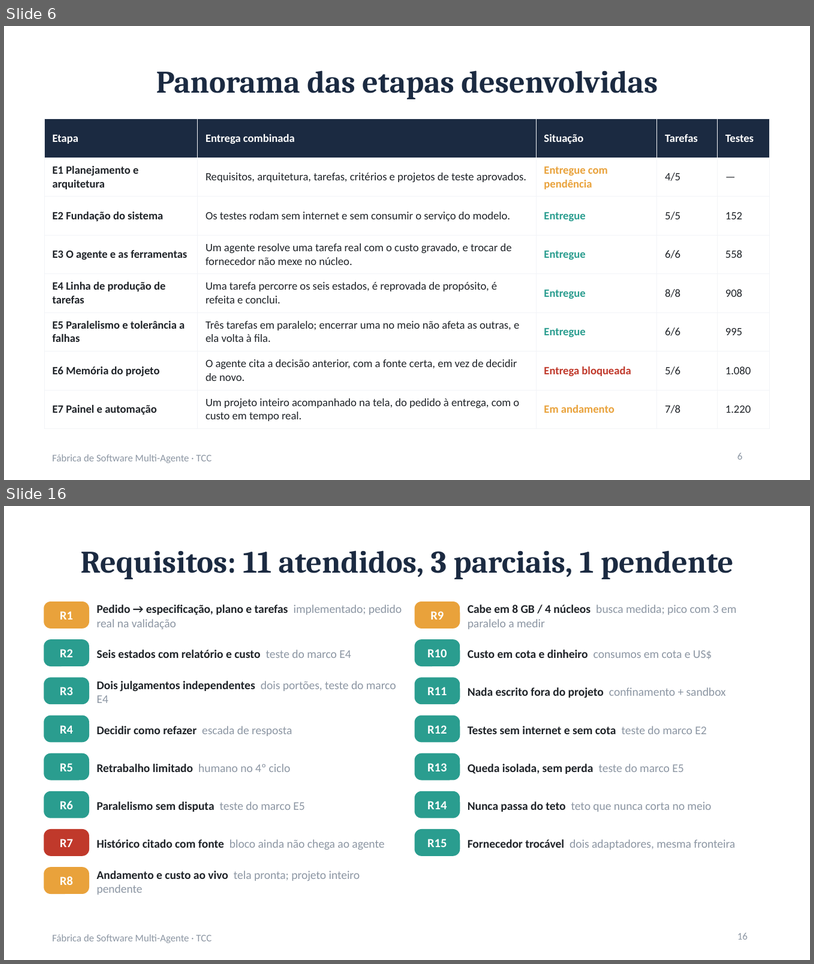
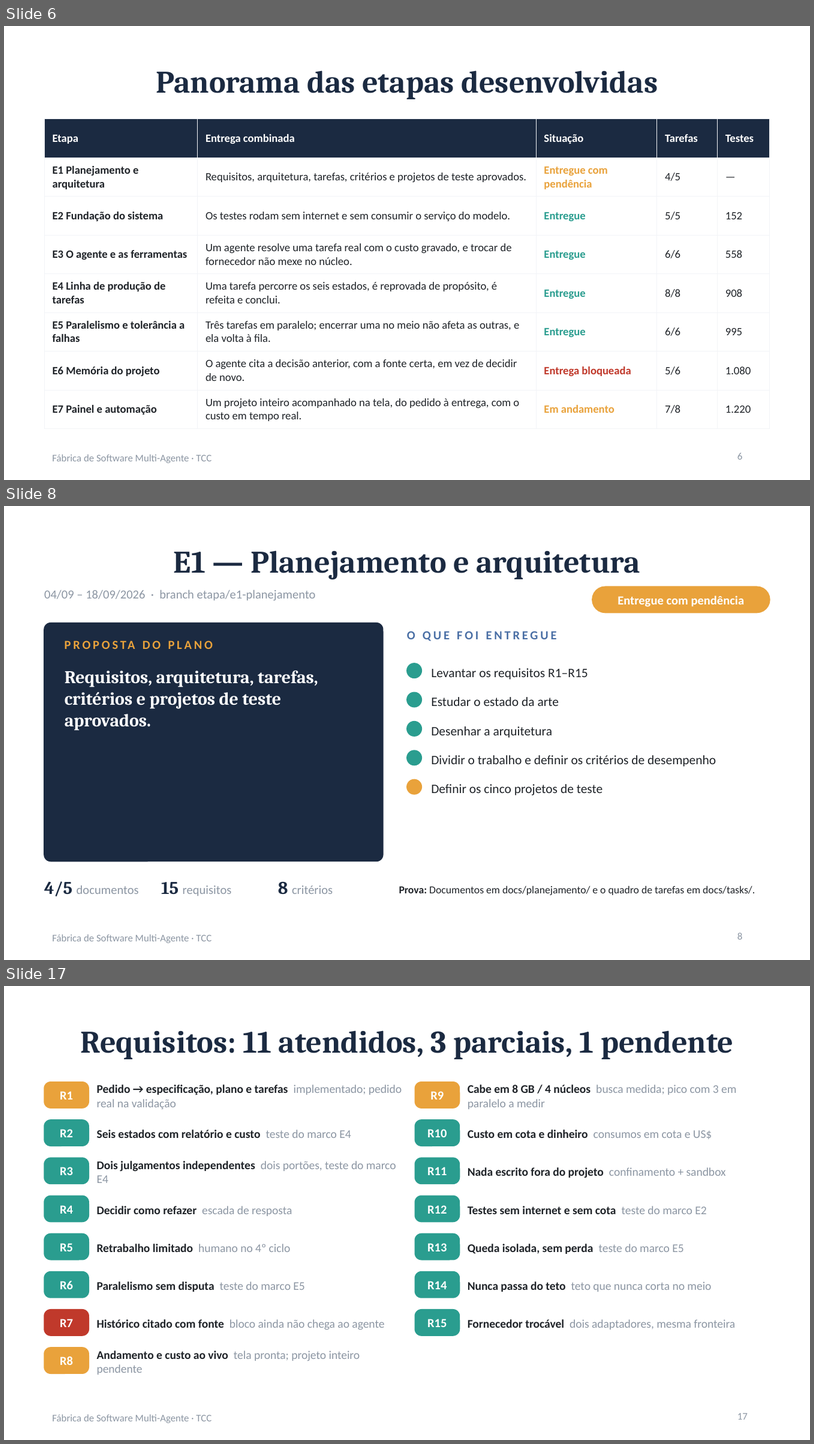
Before and after one commit to enzoconsulo/Generic-Multi-Agents, a slide deck: apresentacao-orientador/apresentacao-principal.pptx. Shown one above the other, each under a label of ours: slides 6 and 16 before the commit, slides 6, 8 and 17 after it; the slides between them are not shown. The pictures are 814x964 and 814x1444 pixels, drawn with LibreOffice and Linux fonts; fonts in the diff are those of the drawing. Boxes give left, top, right and bottom in pixels: in the first picture for what was removed or moved away, otherwise in the second. Text is boxed around its words. In the diff, an @@ line names an element or a change of style, - is before the commit and + after.

Commit message:
chore: TCC — tickets explicativos (PT/EN), apresentação mais visual e sem custo, guia do merge de etapa

```diff
--- a/apresentacao-orientador/apresentacao-principal.pptx
+++ b/apresentacao-orientador/apresentacao-principal.pptx
@@ slide 8 added at (x1=4, y1=506, x2=810, y2=960), background #FFFFFF; not listed: 1 template element that a slide beside it also shows @@
@@ title added at (x1=174, y1=550, x2=641, y2=580), 28 pt, text #1B2A41, bold @@
+E1 — Planejamento e arquitetura
@@ text added at (x1=44, y1=590, x2=316, y2=601), 11 pt, text #8C96A3 @@
+04/09 – 18/09/2026 · branch etapa/e1-planejamento
@@ rounded rectangle added at (x1=593, y1=586, x2=770, y2=612), fill #E9A23B, outline #E9A23B 1 pt @@
@@ text added at (x1=618, y1=595, x2=745, y2=607), 11 pt, text #FFFFFF, bold @@
+Entregue com pendência
@@ rounded rectangle added at (x1=44, y1=623, x2=383, y2=861), fill #1B2A41, outline #1B2A41 1 pt @@
@@ text added at (x1=407, y1=631, x2=557, y2=641), 11 pt, text #4A6FA5, bold @@
+O QUE FOI ENTREGUE
@@ text added at (x1=65, y1=637, x2=363, y2=661), 11 pt, text #E9A23B, bold @@
+PROPOSTA DO PLANO
@@ ellipse added at (x1=407, y1=663, x2=422, y2=678), fill #2A9D8F, outline #2A9D8F 1 pt @@
@@ text added at (x1=65, y1=670, x2=318, y2=730), 16 pt, text #FFFFFF, bold @@
+Requisitos, arquitetura, tarefas, critérios e projetos de teste aprovados.
@@ text added at (x1=431, y1=668, x2=588, y2=679), 11.5 pt, text #1F2328 @@
+Levantar os requisitos R1–R15
@@ ellipse added at (x1=407, y1=692, x2=422, y2=707), fill #2A9D8F, outline #2A9D8F 1 pt @@
@@ text added at (x1=431, y1=697, x2=559, y2=706), 11.5 pt, text #1F2328 @@
+Estudar o estado da arte
@@ ellipse added at (x1=407, y1=721, x2=422, y2=736), fill #2A9D8F, outline #2A9D8F 1 pt @@
@@ text added at (x1=431, y1=726, x2=552, y2=738), 11.5 pt, text #1F2328 @@
+Desenhar a arquitetura
@@ ellipse added at (x1=407, y1=750, x2=422, y2=765), fill #2A9D8F, outline #2A9D8F 1 pt @@
@@ text added at (x1=431, y1=755, x2=716, y2=766), 11.5 pt, text #1F2328 @@
+Dividir o trabalho e definir os critérios de desempenho
@@ ellipse added at (x1=407, y1=780, x2=422, y2=794), fill #E9A23B, outline #E9A23B 1 pt @@
@@ text added at (x1=431, y1=784, x2=603, y2=795), 11.5 pt, text #1F2328 @@
+Definir os cinco projetos de teste
@@ text added at (x1=44, y1=881, x2=139, y2=896), 11 pt, text #8C96A3 @@
+4/5 documentos
@@ text added at (x1=161, y1=882, x2=232, y2=895), 11 pt, text #8C96A3 @@
+15 requisitos
@@ text added at (x1=278, y1=881, x2=333, y2=894), 11 pt, text #8C96A3 @@
+8 critérios
@@ text added at (x1=399, y1=885, x2=755, y2=895), 9.5 pt, text #1F2328 @@
+Prova: Documentos em docs/planejamento/ e o quadro de tarefas em docs/tasks/.
@@ page number added at (x1=738, y1=932, x2=743, y2=939), 9 pt, text #8C96A3 @@
+8
@@ what was slide 16 is now slide 17 @@
@@ page number at (x1=738, y1=1413, x2=748, y2=1419): text changed @@
-16
+17
```
Also in this commit, not shown: 8 slides changed, 1 other slide added, 1 slide removed, 17 other files.
